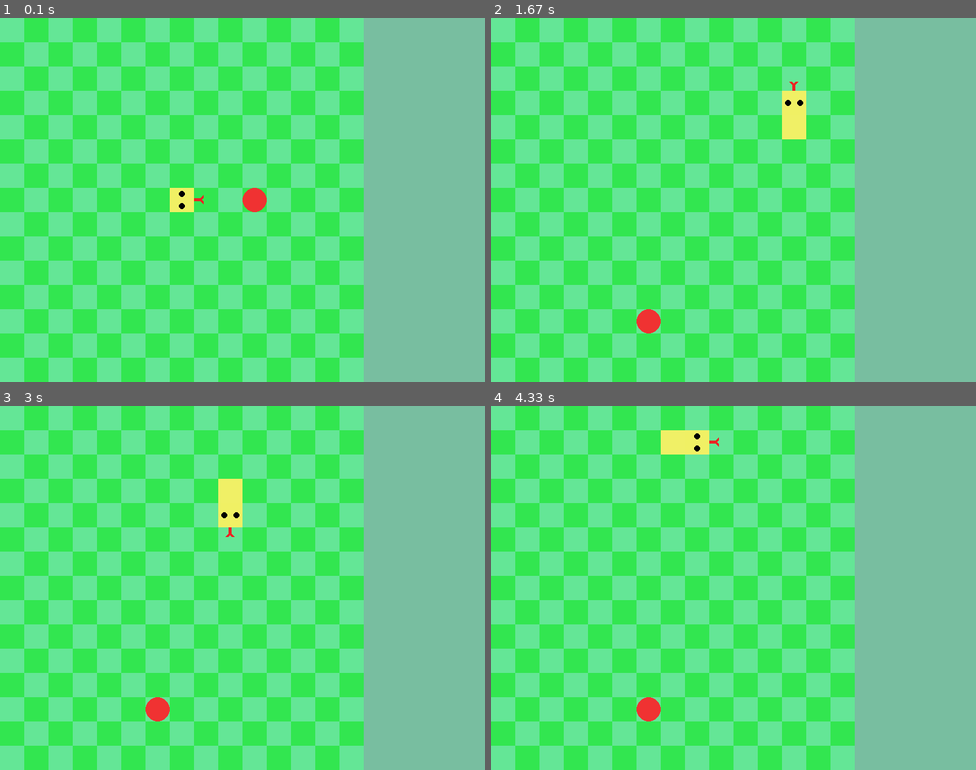
Above: before the commit, frames 1-4 (two rows, left to right).
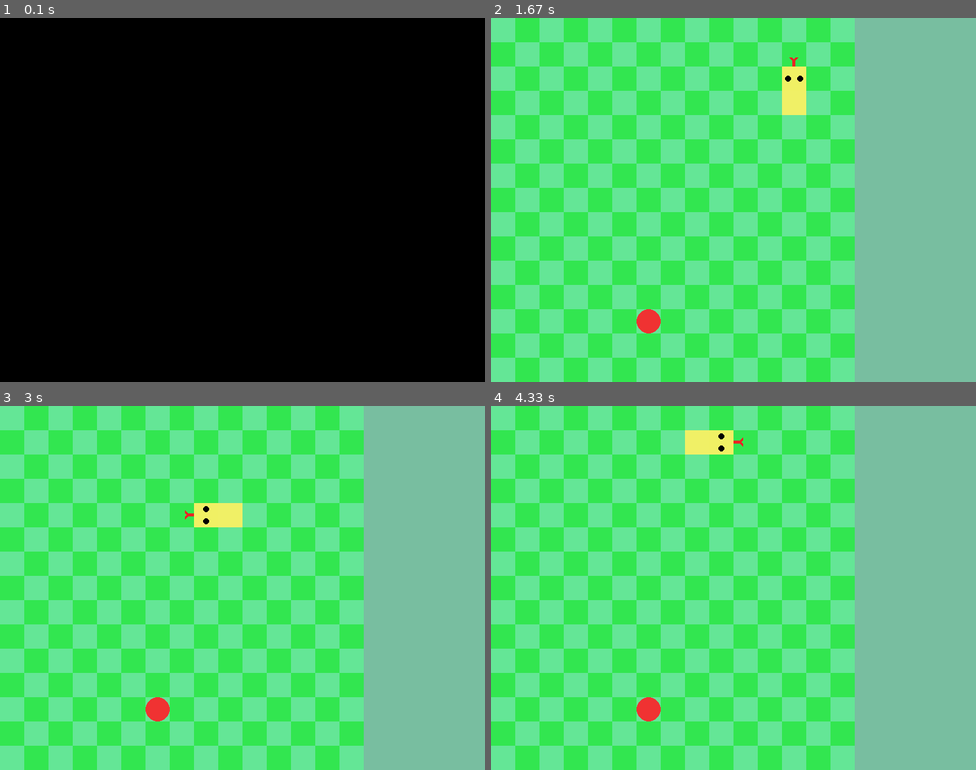
Above: after the commit, the same moments.

Repository: KingaBunkowska/Pygame
Game: pygame game, started from Snake/main.py
Same seed, same stepped clock (60 frames per second), same inputs: the game is played once before the commit and once after it.
Inputs:
- Up to frame 1 (0.1 s): no input
- Up to frame 2 (1.67 s): hold D 0.33-0.8 s; hold W 0.83-1.3 s
- Up to frame 3 (3 s): hold A 1.83-2.37 s; hold S 2.4-2.85 s; hold A from 2.88 s (still down)
- Up to frame 4 (4.33 s): release A at 3.33 s; hold W 3.37-3.82 s; hold D from 3.85 s (still down)

The runs differ from the first frame. In frame 1, 100% of the frame differs, in the area x 0-100%, y 0-100%; in frame 2, 0.7%; in frame 3, 0.7%; in frame 4, 0.7%.

Commit message:
Move runing game to Game class, make tongue dissapear when snake faces boarder

Diff:
--- a/Snake/GUI.py
+++ b/Snake/GUI.py
@@ -11,7 +11,6 @@
     TONGUE_LENGHT = 10
     TONGUE_WIDTH = 5
 
-    # TODO:  make eye_width precent value, so it depends on width of snake body
     def __init__(self, game, x_start, y_start, x_end=-1, y_end=-1):
         self.WIDTH, self.HEIGHT = 800, 600
         self.WIN = pygame.display.set_mode((self.WIDTH, self.HEIGHT))
@@ -57,7 +56,6 @@
             self.TOP + self.FIELD_SIZE * coordinates[1],
         )
 
-    # TODO: make tongue to disappear when facing the wall, also make tongue to appear and dissapear
     def draw_snake(self):
         head_coordinates = self.pos_to_coordinates(self.game.snake.head())
         head = pygame.Rect(
@@ -66,7 +64,8 @@
         pygame.draw.rect(self.WIN, self.SNAKE_COLOR, head)
 
         self.draw_eyes(head)
-        self.draw_tongue(head)
+        if not self.game.snake_is_facing_boarder():
+            self.draw_tongue(head)
 
         gradiented_snake_color = [self.SNAKE_COLOR[i] for i in range(3)]
 
--- a/Snake/Game.py
+++ b/Snake/Game.py
@@ -1,11 +1,12 @@
 import random
 import pygame
 import snake
+import GUI
+import main
 
 
 class Game:
     board_size = 15
-    random_start = False
     snake = None
     fruits = [(10, 7)]
     last_dir = (1, 0)
@@ -17,19 +18,31 @@
             self.board_size = s
         else:
             self.board_size = 15
-        self.random_start = False
 
         self.spawn_snake()
 
         for i in range(fruit_number - 1):
             self.spawn_fruit()
 
-    def set_random_start(self, bool):
-        if bool == 0 or bool == 1:
-            self.random_start = bool
-
     def spawn_snake(self, poz_x=board_size // 2, poz_y=board_size // 2):
         self.snake = snake.Snake(poz_x, poz_y)
+
+    def snake_is_facing_boarder(self):
+
+        # left
+        if self.snake.head()[0] == 0 and self.last_dir==(-1, 0):
+            return True
+        # right
+        if self.snake.head()[0] == self.board_size-1 and self.last_dir==(1, 0):
+            return True
+        # up
+        if self.snake.head()[1] == 0 and self.last_dir==(0, -1):
+            return True
+        # down
+        if self.snake.head()[1] == self.board_size-1 and self.last_dir==(0, 1):
+            return True
+
+        return False
 
     def is_field_occupied(self, x, y):
         for fruit in self.fruits:
@@ -98,3 +111,23 @@
 
             self.turn_dir = dir
             self.snake.set_dir(dir)
+
+    def run(self, clock):
+        gui = GUI.GUI(self, 0, 0)
+        ticks_in_game = 0
+        while (1):
+            clock.tick(main.FPS)
+            main.handle_events(self)
+
+
+            ticks_in_game += 1
+            if ticks_in_game % 10 == 9:
+
+                self.snake.move()
+                self.turn_activity()
+
+                gui.draw_board()
+                gui.draw_snake()
+                gui.draw_fruits()
+
+                pygame.display.flip()
--- a/Snake/main.py
+++ b/Snake/main.py
@@ -1,10 +1,8 @@
 import pygame.event
 
 import Game
-import GUI
 
 FPS = 60
-
 
 def handle_events(game=None):
     for event in pygame.event.get():
@@ -16,27 +14,8 @@
 
 
 if __name__ == "__main__":
+
+    clock = pygame.time.Clock()
+
     game = Game.Game(fruit_number=1)
-    games = [game]
-    gui = GUI.GUI(game, 0, 0)
-    clock = pygame.time.Clock()
-    ticks_in_game = 0
-
-    while (
-        1
-    ):  # for testing purposes, that should be done by game class probably, but clock should be only one, so if more than one game is launch, it will be synchronous
-        clock.tick(FPS)
-        handle_events(game)
-
-        gui.draw_board()
-        gui.draw_snake()
-        gui.draw_fruits()
-
-        pygame.display.flip()
-        ticks_in_game += 1
-        if ticks_in_game % 10 == 9:
-            game.snake.move()
-            game.turn_activity()
-
-# TO-DO
-# problems when more than one game works in the same time
+    game.run(clock)
